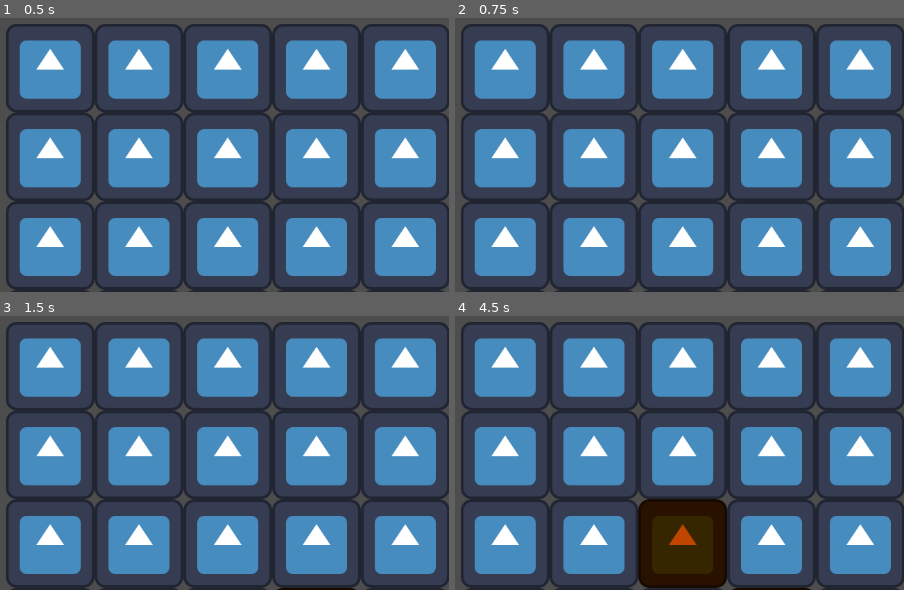
Above: before the commit, frames 1-4 (two rows, left to right).
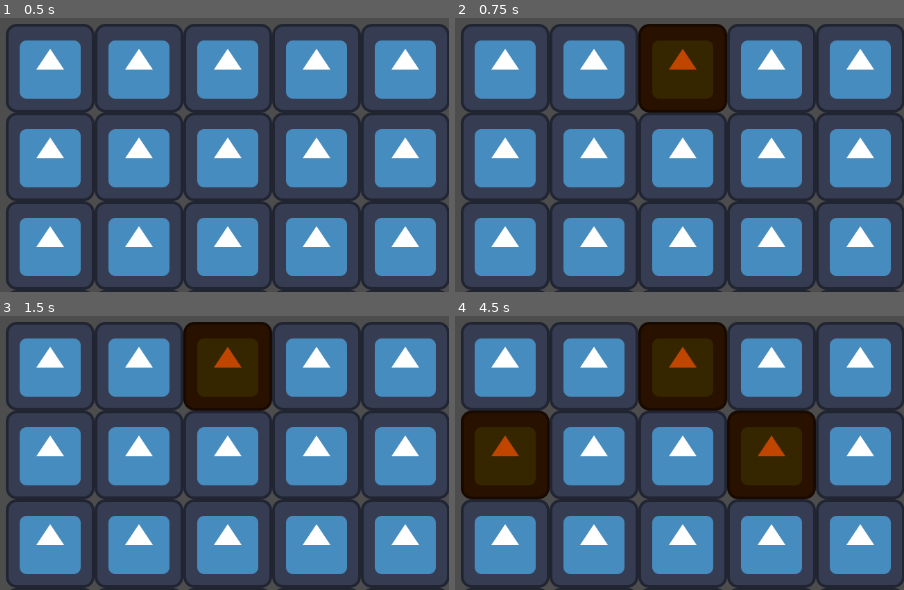
Above: after the commit, the same moments.

Repository: adnanebouram/chilljam2023---Resort-game
Game: Godot game, scene res://main_level.tscn
The game is run twice, just before and just after one commit, with the same random seed, the same clock (stepped at 60 frames per second) and the same inputs. The project has no main scene, so this scene is started directly. The engine's default icon, where the game draws it, is replaced by a stand-in: a white triangle on a blue panel in a dark square.
Inputs (mouse positions are in pixels of both pictures, inside the frame that each line leads up to):
- Up to frame 1 (0.5 s): no input
- Up to frame 2 (0.75 s): tap Enter at 0.5 s; move the mouse to (679, 45) at 0.52 s; click (679, 45) at 0.6 s
- Up to frame 3 (1.5 s): tap Space at 1.25 s; move the mouse to (outside the picture) at 1.27 s; click (outside the picture) at 1.35 s
- Up to frame 4 (4.5 s): tap Enter at 2, 3.5 s; move the mouse to (outside the picture) at 2.02 s; click (outside the picture) at 2.1 s; tap Space at 2.75, 4.25 s; move the mouse to (463, 455) at 2.77 s; click (463, 455) at 2.85 s; move the mouse to (742, 433) at 3.52 s; click (742, 433) at 3.6 s; move the mouse to (outside the picture) at 4.27 s; click (outside the picture) at 4.35 s

Frame 1 is identical in both runs. In frame 2, 6.3% of the frame differs, in the area x 40-61%, y 2-35%; in frame 3, 6.5%; in frame 4, 25%, in the area x 1-81%, y 2-100%.

Commit message:
fixed last bug
fixed "the wrong tile detects clicks" bug

Diff:
--- a/tile.gd
+++ b/tile.gd
@@ -7,5 +7,5 @@
 func _input(event):
 	if event.is_action("click"):
 		if event.is_pressed():
-			if get_rect().has_point(to_local(event.position)):
+			if get_rect().has_point(get_local_mouse_position()):
 				modulate = debug
